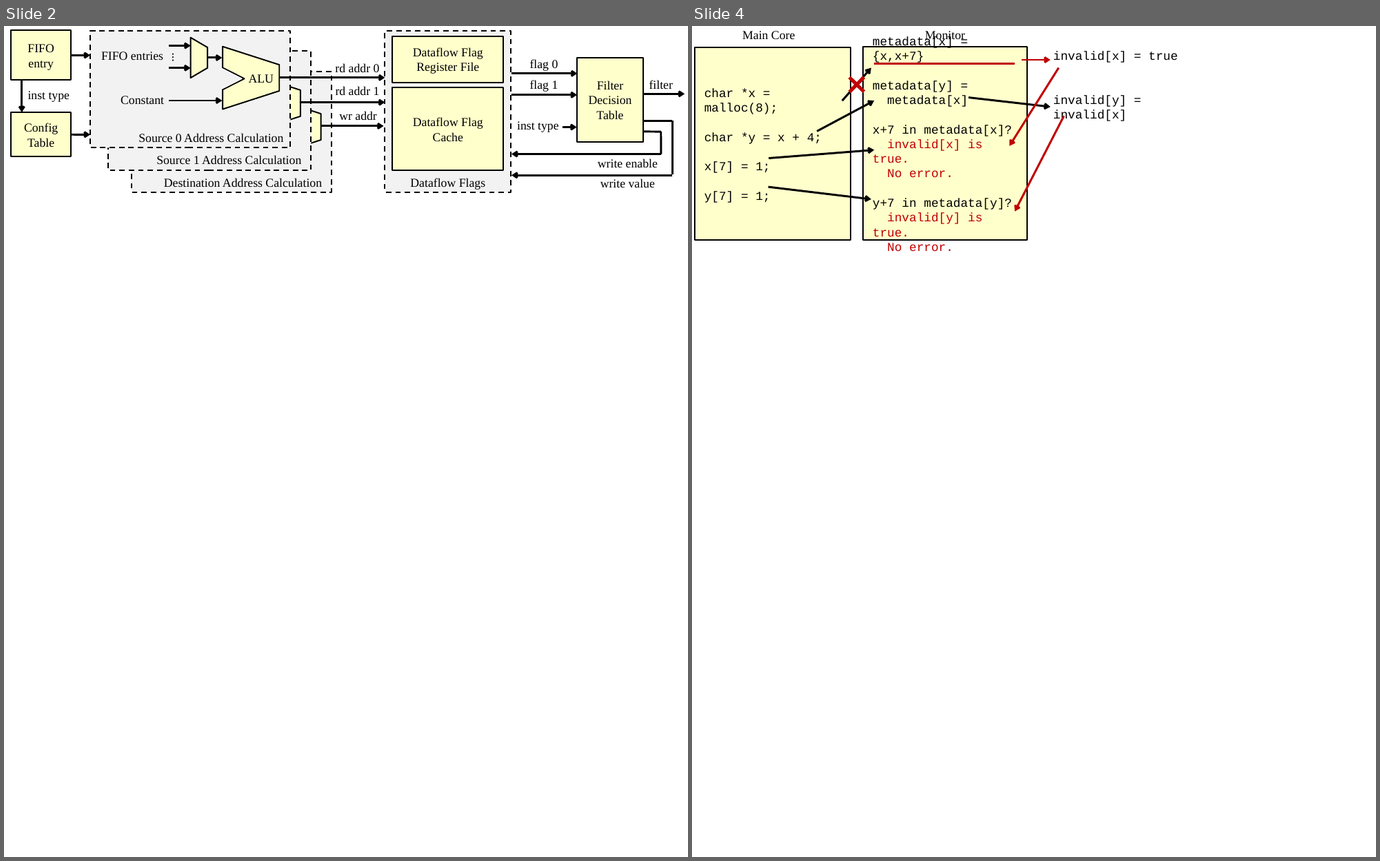
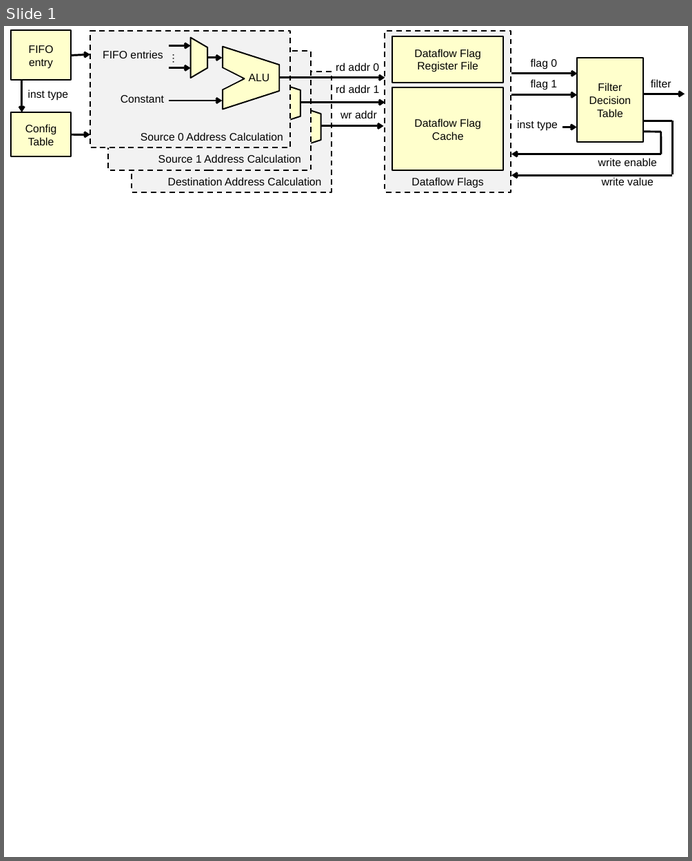
Before and after one commit to dl575/paper-monitoring_dift_drop, a slide deck: figs_src/diagrams-wide.pptx. Shown side by side, each under a label of ours: slides 2 and 4 before the commit, slide 1 after it; the slides between them are not shown. The pictures are 1380x861 and 692x861 pixels, drawn with LibreOffice and Linux fonts; fonts in the diff are those of the drawing. Boxes give left, top, right and bottom in pixels: in the first picture for what was removed or moved away, otherwise in the second. Text is boxed around its words. In the diff, an @@ line names an element or a change of style, - is before the commit and + after.

```diff
--- a/figs_src/diagrams-wide.pptx
+++ b/figs_src/diagrams-wide.pptx
@@ slide 4 removed at box(692, 26, 1376, 857), background #FFFFFF @@
@@ text removed at box(742, 31, 795, 39) @@
-Main Core
@@ text removed at box(925, 31, 965, 43) @@
-Monitor
@@ rectangle removed at box(695, 47, 851, 240) @@
-char *x = malloc(8);
-char *y = x + 4;
-x[7] = 1;
-y[7] = 1;
@@ rectangle removed at box(863, 47, 1027, 240) @@
-metadata[x] = {x,x+7}
-metadata[y] =
-metadata[x]
-x+7 in metadata[x]?
-invalid[x] is true.
-No error.
-y+7 in metadata[y]?
-invalid[y] is true.
-No error.
@@ line removed from (874, 64) to (1015, 64) @@
@@ arrow removed from (1022, 60) to (1051, 60) @@
@@ text removed at box(1054, 52, 1178, 123) @@
-invalid[x] = true
-invalid[y] = invalid[x]
@@ arrow removed from (842, 101) to (871, 68) @@
@@ plus removed at box(842, 69, 871, 98) @@
@@ arrow removed from (1058, 68) to (1010, 146) @@
@@ arrow removed from (817, 132) to (874, 101) @@
@@ arrow removed from (969, 97) to (1051, 107) @@
@@ arrow removed from (1065, 116) to (1015, 212) @@
@@ arrow removed from (769, 158) to (874, 150) @@
@@ arrow removed from (769, 187) to (871, 199) @@
@@ what was slide 2 is now slide 1 @@
@@ slide 1 changed as well @@
@@ text "…" at box(165, 44, 189, 71): size 9 to 8 pt, font Calibri to Arial @@
@@ size 9 to 8 pt, font Times New Roman to Arial in 22 elements at box(393, 36, 504, 82), box(393, 87, 504, 171), box(577, 58, 644, 143), box(11, 31, 70, 81), box(11, 112, 70, 156), box(168, 177, 321, 185), box(141, 132, 283, 141), box(159, 154, 301, 163), box(412, 177, 484, 188), box(103, 50, 163, 58), box(599, 158, 657, 166), box(602, 177, 654, 185), box(121, 95, 164, 103), box(336, 63, 379, 71), box(336, 85, 380, 93), box(341, 110, 377, 118), box(28, 89, 68, 101), box(531, 58, 557, 69), box(531, 79, 557, 90), box(517, 120, 558, 131), box(651, 79, 672, 87), box(249, 74, 270, 81) @@
```
Also in this commit, not shown: 3 other slides changed, 1 other slide removed, 3 other files.
